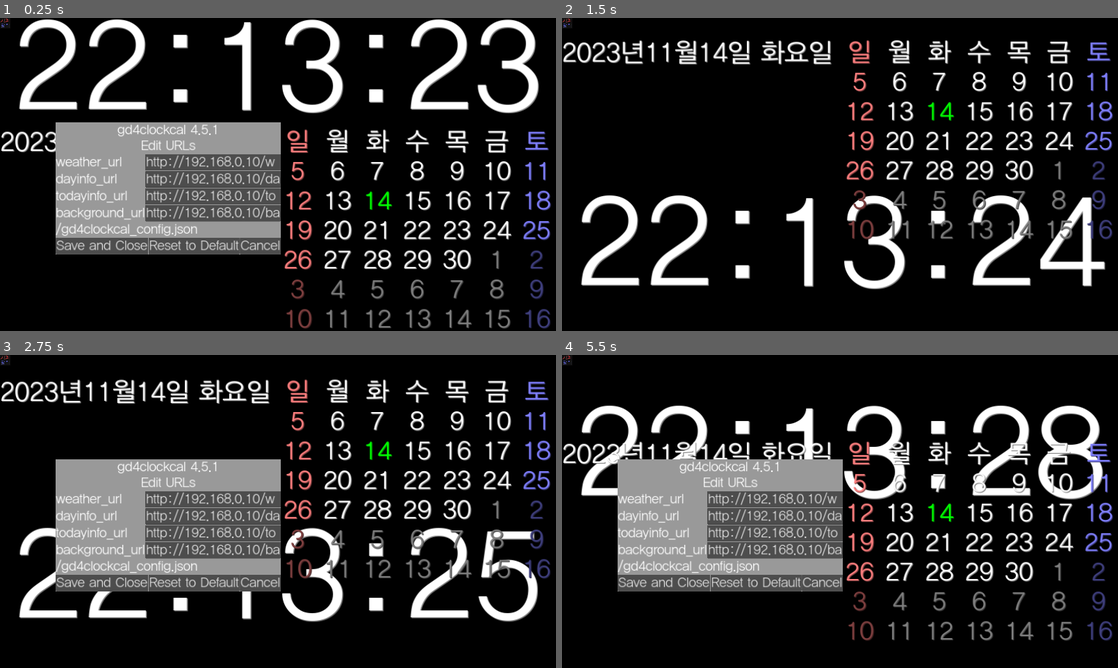
Above: before the commit, frames 1-4 (two rows, left to right).
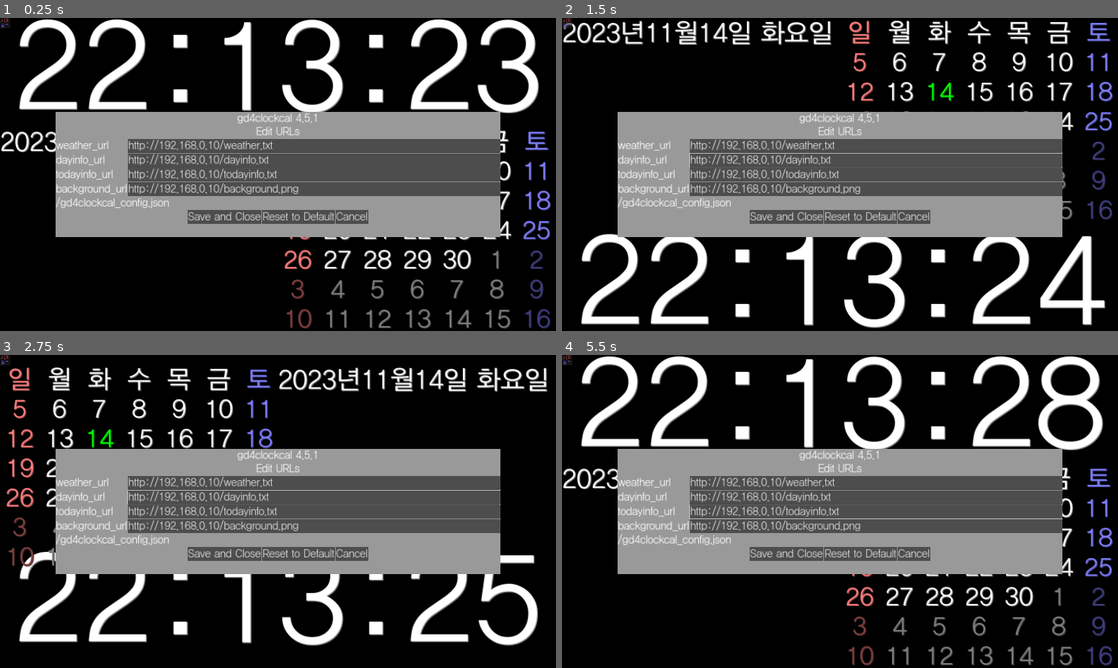
Above: after the commit, the same moments.

Repository: kasworld/gd4clockcal
Game: Godot game, scene res://main.tscn
The game is run twice, just before and just after one commit, with the same random seed, the same clock (stepped at 60 frames per second) and the same inputs.
Inputs (mouse positions are in pixels of both pictures, inside the frame that each line leads up to):
- Up to frame 1 (0.25 s): no input
- Up to frame 2 (1.5 s): tap Enter at 0.5, 0.6, 1.35 s; move the mouse to (962, 158) at 0.52 s; hold Up 0.53-1.28 s; click (962, 158) at 0.67 s; tap Space at 0.77 s; move the mouse to (728, 190) at 1.27 s
- Up to frame 3 (2.75 s): tap Space at 1.52 s; move the mouse to (333, 442) at 2.02 s; hold Up from 2.03 s (still down); tap Enter at 2.1 s
- Up to frame 4 (5.5 s): move the mouse to (812, 574) at 2.77 s; tap Enter every 0.75 s from 2.85 to 5.1 s; click (812, 574) at 2.92 s; tap Space at 3.02, 3.77, 4.25, 4.52 s; move the mouse to (1006, 558) at 3.52 s; release Up at 3.53 s; move the mouse to (673, 464) at 4.27 s; move the mouse to (867, 511) at 5.02 s; click (867, 511) at 5.17 s

The runs differ from the first frame. In frame 1, 25% of the frame differs, in the area x 10-90%, y 30-76%; in frame 2, 49%, in the area x 0-100%, y 0-100%; in frame 3, 41%; in frame 4, 39%.
Error in both runs: Attempt to call function 'store_line' in base 'null instance' on a null instance. (res://config.gd:29)

Commit message:
vp size to rect

Diff:
--- a/ani_move/ani_move.gd
+++ b/ani_move/ani_move.gd
@@ -15,7 +15,6 @@
 func start(p :float = 1)->void:
 	period = p
 	enabled = true
-#	state = 0
 	begin_tick = Time.get_unix_time_from_system()
 	$Timer.start(period)
 
--- a/main.gd
+++ b/main.gd
@@ -1,6 +1,6 @@
 extends Node2D
 
-var vp_size :Vector2
+var vp_rect :Rect2
 
 var timepos = []
 var calpos = []
@@ -8,23 +8,24 @@
 
 # Called when the node enters the scene tree for the first time.
 func _ready()->void:
-	vp_size = get_viewport_rect().size
-	timepos = [Vector2(0, -vp_size.y*0.04 ), Vector2(0, vp_size.y -vp_size.y*0.35)]
-	calpos = [Vector2(vp_size.x/2, vp_size.y*0.35 ), Vector2(0, 0)]
-	infopos = [Vector2(0, vp_size.y*0.35 ), Vector2(vp_size.x/2, 0)]
+	vp_rect = get_viewport_rect()
+	timepos = [Vector2(0, -vp_rect.size.y*0.04 ), Vector2(0, vp_rect.size.y -vp_rect.size.y*0.35)]
+	calpos = [Vector2(vp_rect.size.x/2, vp_rect.size.y*0.35 ), Vector2(0, 0)]
+	infopos = [Vector2(0, vp_rect.size.y*0.35 ), Vector2(vp_rect.size.x/2, 0)]
 
 	var co = Global.colors.paneloption
-	$PanelOption.init( Rect2(vp_size.x/10, vp_size.y/3, vp_size.x/2 , vp_size.y/2), co, Global.make_shadow_color(co))
+	var optrect = Rect2( vp_rect.size.x * 0.1 ,vp_rect.size.y * 0.3 , vp_rect.size.x * 0.8 , vp_rect.size.y * 0.4   )
+	$PanelOption.init( optrect, co, Global.make_shadow_color(co))
 	$PanelOption.config_changed.connect(config_changed)
 	init_request_dict()
 
-	bgimage = Image.create(vp_size.x,vp_size.y,true,Image.FORMAT_RGBA8)
+	bgimage = Image.create(vp_rect.size.x,vp_rect.size.y,true,Image.FORMAT_RGBA8)
 
 	co = Global.colors.timelabel
-	$TimeLabel.init( Rect2(0, 0, vp_size.x, vp_size.y*0.42), co, Global.make_shadow_color(co))
-	$Calendar.init( Rect2(0, 0, vp_size.x/2, vp_size.y*0.65) )
+	$TimeLabel.init( Rect2(0, 0, vp_rect.size.x, vp_rect.size.y*0.42), co, Global.make_shadow_color(co))
+	$Calendar.init( Rect2(0, 0, vp_rect.size.x/2, vp_rect.size.y*0.65) )
 	co = Global.colors.infolabel
-	$InfoLabel.init( Rect2(0, 0, vp_size.x/2, vp_size.y*0.65), co, Global.make_shadow_color(co) )
+	$InfoLabel.init( Rect2(0, 0, vp_rect.size.x/2, vp_rect.size.y*0.65), co, Global.make_shadow_color(co) )
 	reset_pos()
 	update_color(get_color_by_time())
 #	$AniMove.period = 2
--- a/panel_option/panel_option.gd
+++ b/panel_option/panel_option.gd
@@ -6,8 +6,7 @@
 var lineedit_dict = {}
 
 func init( rt :Rect2, co1 :Color, co2 :Color)->void:
-#	size.x = w
-#	size.y = h
+	size = rt.size
 	position = rt.position
 	theme.default_font_size = rt.size.y / 12
 
